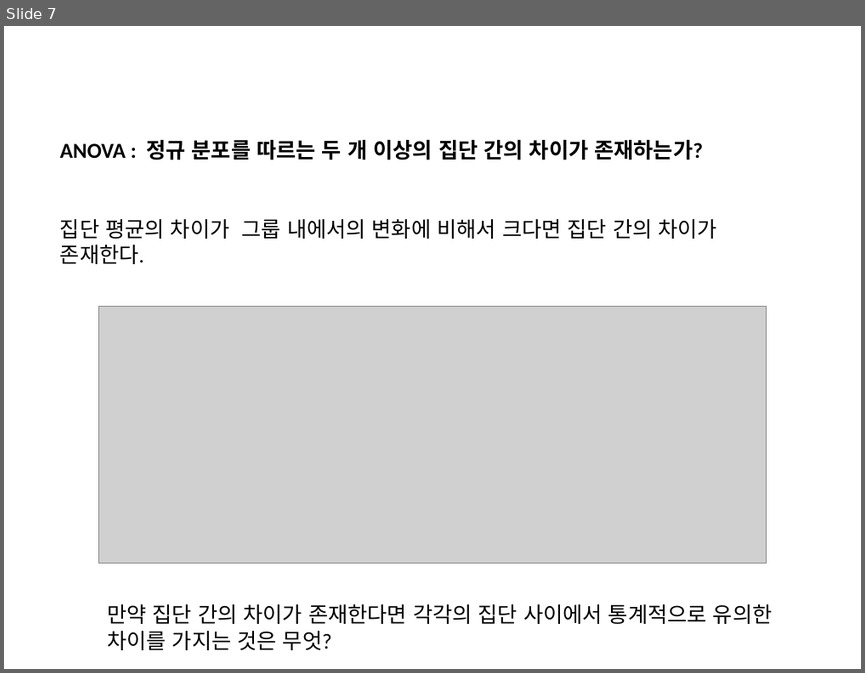
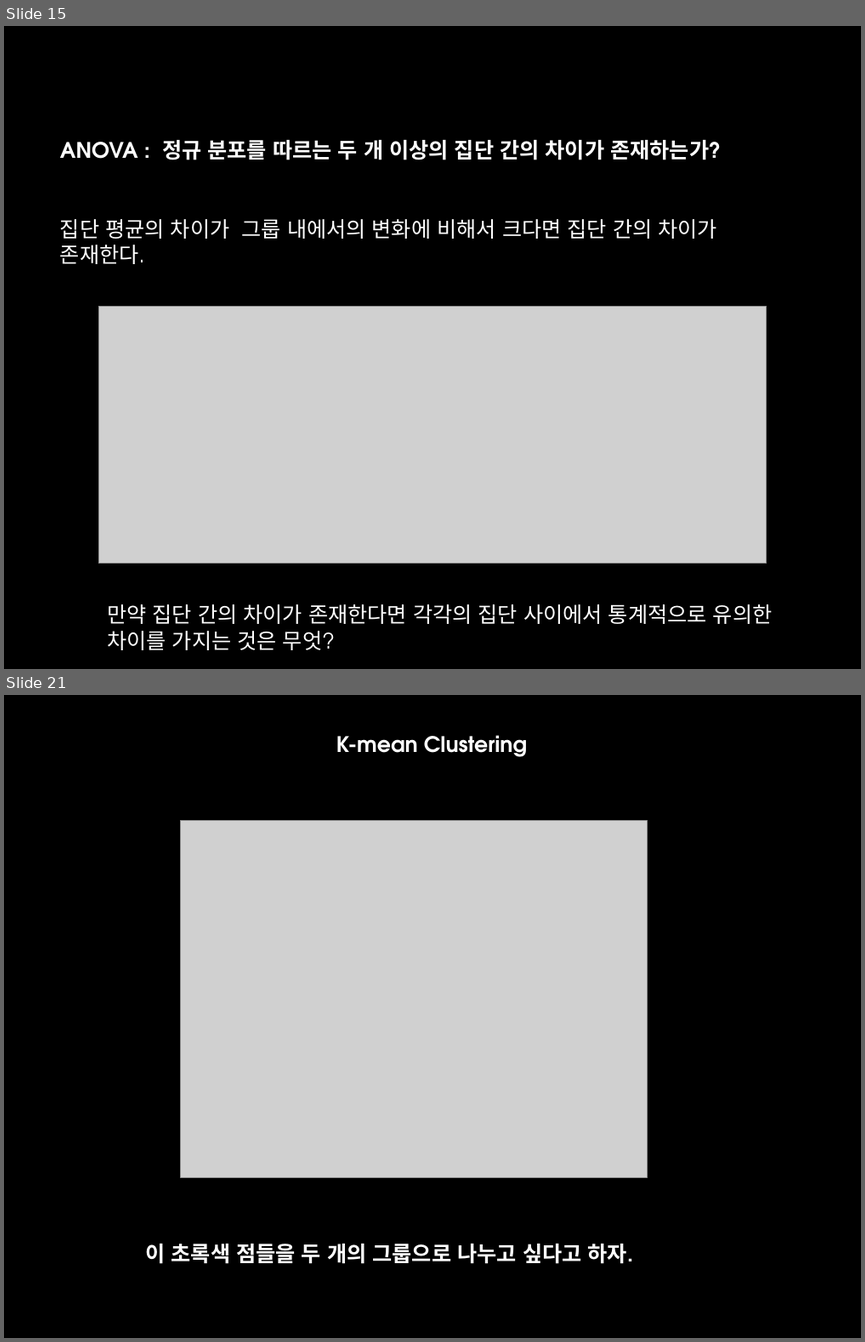
Before and after one commit to suknamgoong1970/CBNU-bioinformatics2021, a slide deck: Lecture8/Lect8.pptx. Shown one above the other, each under a label of ours: slide 7 before the commit, slides 15 and 21 after it; the slides between them are not shown. The pictures are 865x673 and 865x1342 pixels, drawn with LibreOffice and Linux fonts; fonts in the diff are those of the drawing; grey boxes stand for pictures. Boxes give left, top, right and bottom in pixels: in the first picture for what was removed or moved away, otherwise in the second. Text is boxed around its words. In the diff, an @@ line names an element or a change of style, - is before the commit and + after.

```diff
--- a/Lecture8/Lect8.pptx
+++ b/Lecture8/Lect8.pptx
@@ slide 21 added at box(4, 695, 861, 1338), background #000000 @@
@@ text added at box(336, 735, 527, 757), 18 pt, text #FFFFFF, bold @@
+K-mean Clustering
@@ picture added at box(181, 820, 647, 1176) @@
@@ text added at box(146, 1243, 633, 1264), 18 pt, text #FFFFFF, bold @@
+이 초록색 점들을 두 개의 그룹으로 나누고 싶다고 하자.
@@ what was slide 7 is now slide 15 @@
@@ slide 15 changed as well @@
@@ background #FFFFFF to #000000 @@
@@ font Calibri to TeX Gyre Adventor, text colour #000000 to #FFFFFF in 3 elements at box(60, 140, 721, 160), box(60, 219, 717, 264), box(107, 604, 772, 650) @@
```
Also in this commit, not shown: 8 other slides changed, 17 other slides added, 4 slides removed, 1 other file.
